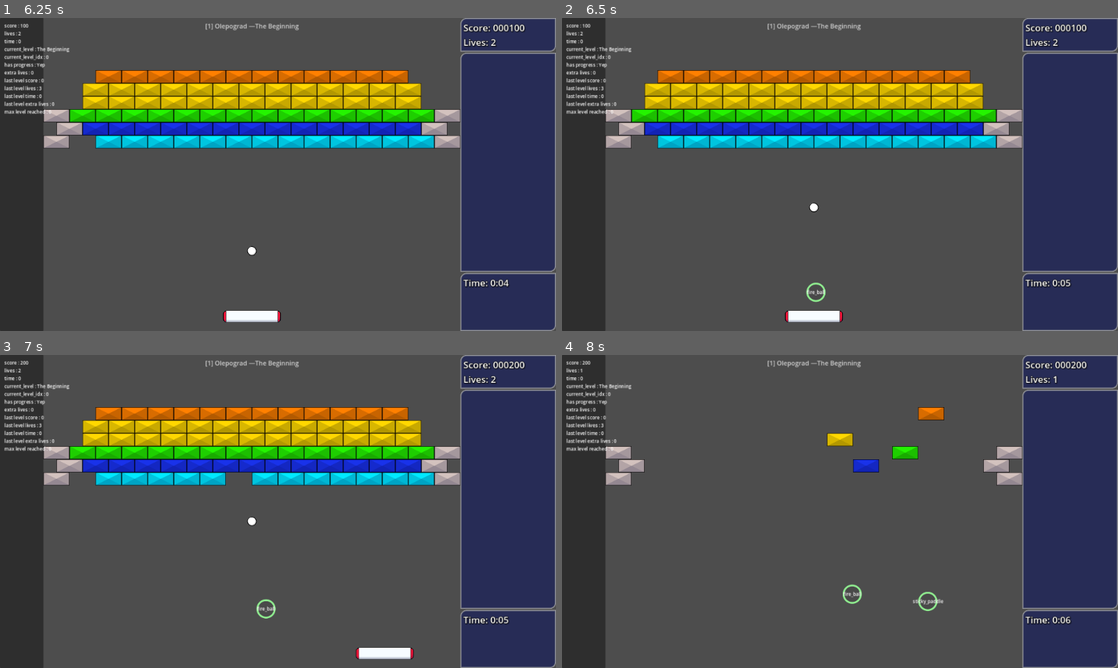
Above: before the commit, frames 1-4 (two rows, left to right).
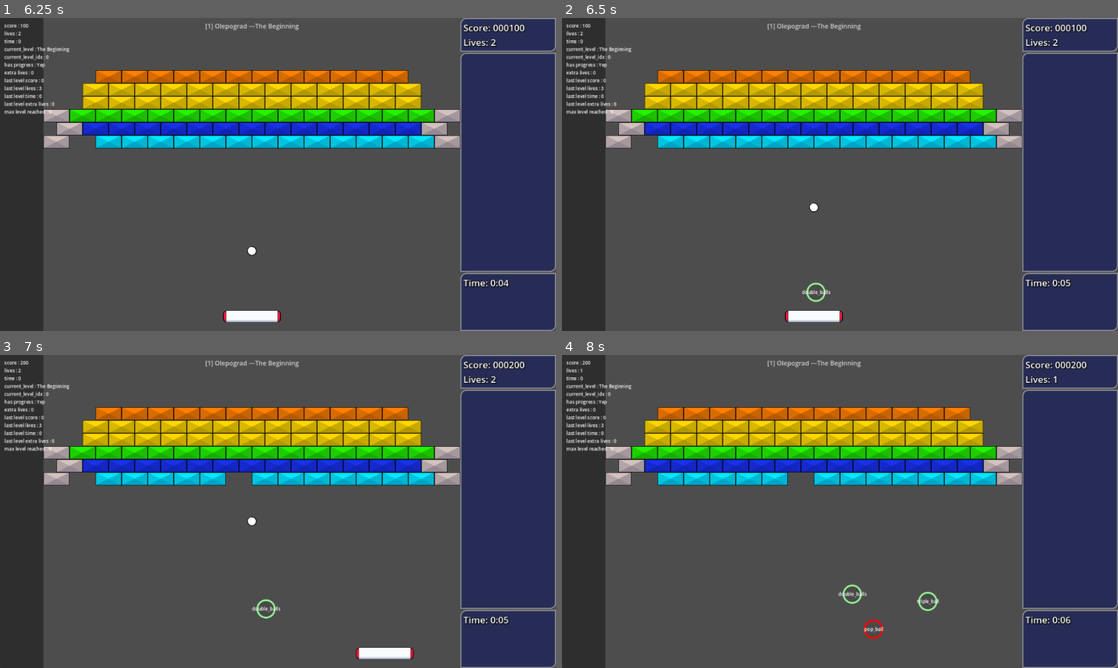
Above: after the commit, the same moments.

Repository: O-39889/brickout
Game: Godot game, scene res://scenes/title_screen.tscn
Same seed, same stepped clock (60 frames per second), same inputs: the game is played once before the commit and once after it. The engine's default icon, where the game draws it, is replaced by a stand-in: a white triangle on a blue panel in a dark square.
Inputs (mouse positions are in pixels of both pictures, inside the frame that each line leads up to):
- Up to frame 1 (6.25 s): click "New Game" at 0.5 s; click "1" at 1.25 s; move the mouse to (305, 174) at 2.02 s; click (305, 174) at 2.17 s; tap Enter at 2.75 s; move the mouse to (250, 174) at 2.77 s; click (250, 174) at 2.92 s; move the mouse to (289, 168) at 3.52 s; click (289, 168) at 3.67 s; move the mouse to (272, 180) at 4.27 s; click (272, 180) at 4.42 s; move the mouse to (316, 177) at 5.02 s; click (316, 177) at 5.17 s; tap F2 (debug_2) at 5.65 s; tap R (debug_restart) at 5.75 s; move the mouse to (233, 171) at 5.77 s; click (233, 171) at 5.92 s
- Up to frame 2 (6.5 s): tap F3 (debug_3) at 6.4 s
- Up to frame 3 (7 s): move the mouse to (283, 511) at 6.52 s; click (283, 511) at 6.67 s
- Up to frame 4 (8 s): tap F4 (debug_4) at 7.15 s; move the mouse to (817, 505) at 7.27 s; click (817, 505) at 7.42 s; tap F5 (debug_5) at 7.9 s

Frame 1 is identical in both runs. In frame 2, less than 0.1% of the frame differs, in the area x 43-49%, y 86-89%; in frame 3, less than 0.1%; in frame 4, 15%, in the area x 12-79%, y 16-91%.
Error in both runs: Invalid access to property or key 'position' on a base object of type 'Nil'. (res://scripts/main_level.gd:246)

Commit message:
Fix the ball thing probably
Fix some ball-related power-ups potentially crashing when there are no balls in play (like when the player uses a gun power-up)

Diff:
--- a/scripts/level_components/powerup_component.gd
+++ b/scripts/level_components/powerup_component.gd
@@ -236,19 +236,20 @@
 			new_ball.position.x = 0;
 			level.add_ball_to_paddle(new_ball, true);
 		&'triple_ball':
-			var ball_selection : Array[Ball];
-			# have a lower chance of picking a stuck ball
-			for b in get_tree().get_nodes_in_group(&'balls'):
-				if b.stuck:
-					if randf() < 0.3:
+			if get_tree().get_node_count_in_group(&'balls') != 0:
+				var ball_selection : Array[Ball];
+				# have a lower chance of picking a stuck ball
+				for b in get_tree().get_nodes_in_group(&'balls'):
+					if b.stuck:
+						if randf() < 0.3:
+							ball_selection.append(b);
+					# only check the free bawls above the paddle
+					elif b.position.y <= level.paddle.position.y:
 						ball_selection.append(b);
-				# only check the free bawls above the paddle
-				elif b.position.y <= level.paddle.position.y:
-					ball_selection.append(b);
-			# fallback (just get the first bawl available)
-			if ball_selection.is_empty():
-				ball_selection = [get_tree().get_first_node_in_group(&'balls')];
-			level.clone_balls(ball_selection.pick_random(), 2);
+				# fallback (just get the first bawl available)
+				if ball_selection.is_empty():
+					ball_selection = [get_tree().get_first_node_in_group(&'balls')];
+				level.clone_balls(ball_selection.pick_random(), 2);
 		&'double_balls':
 			for b in get_tree().get_nodes_in_group(&'balls'):
 				level.clone_balls(b, 1);
@@ -280,7 +281,7 @@
 		&'pop_ball':
 			var balls_arr : Array[Ball];
 			# can't pop the only remaining bawl
-			if get_tree().get_nodes_in_group(&'balls').size() == 1:
+			if get_tree().get_nodes_in_group(&'balls').size() <= 1:
 				return;
 			# we form a list of potential targets
 			for b in get_tree().get_nodes_in_group(&'balls'):
@@ -300,7 +301,7 @@
 		&'pop_all_balls':
 			var balls_arr : Array = get_tree().get_nodes_in_group(&'balls');
 			# can't pop the only remaining ball
-			if balls_arr.size() == 1:
+			if balls_arr.size() <= 1:
 				return;
 			# the ball that won't be popped
 			var safe_ball : Ball = null;
--- a/scripts/main_level.gd
+++ b/scripts/main_level.gd
@@ -243,15 +243,21 @@
 			powerup_component._request_powerup('gun',
 				paddle.position - Vector2(0, 69));
 		if event.is_action_pressed("debug_2"):
-			powerup_component._request_powerup('acid_ball',
+			powerup_component._request_powerup('add_ball',
 				paddle.position - Vector2(0, 69));
 		if event.is_action_pressed('debug_3'):
-			powerup_component._request_powerup('fire_ball',
+			powerup_component._request_powerup('double_balls',
 				paddle.position - Vector2(0, 69));
 		if event.is_action_pressed('debug_4'):
-			powerup_component._request_powerup('sticky_paddle',
-				paddle.position - Vector2(0, 69));
-		if event.is_action_pressed("debug_5"):
+			powerup_component._request_powerup('triple_ball',
+				paddle.position - Vector2(0, 69));
+		if event.is_action_pressed('debug_5'):
+			powerup_component._request_powerup('pop_ball',
+				paddle.position - Vector2(0, 69));
+		if event.is_action_pressed('debug_6'):
+			powerup_component._request_powerup('pop_all_balls',
+				paddle.position - Vector2(0, 69));
+		if event.is_action_pressed("debug_7"):
 			var briccs := get_tree().get_nodes_in_group(&'destructible_bricks');
 			var ninety_five := int(briccs.size() * 0.950001);
 			briccs.shuffle();
